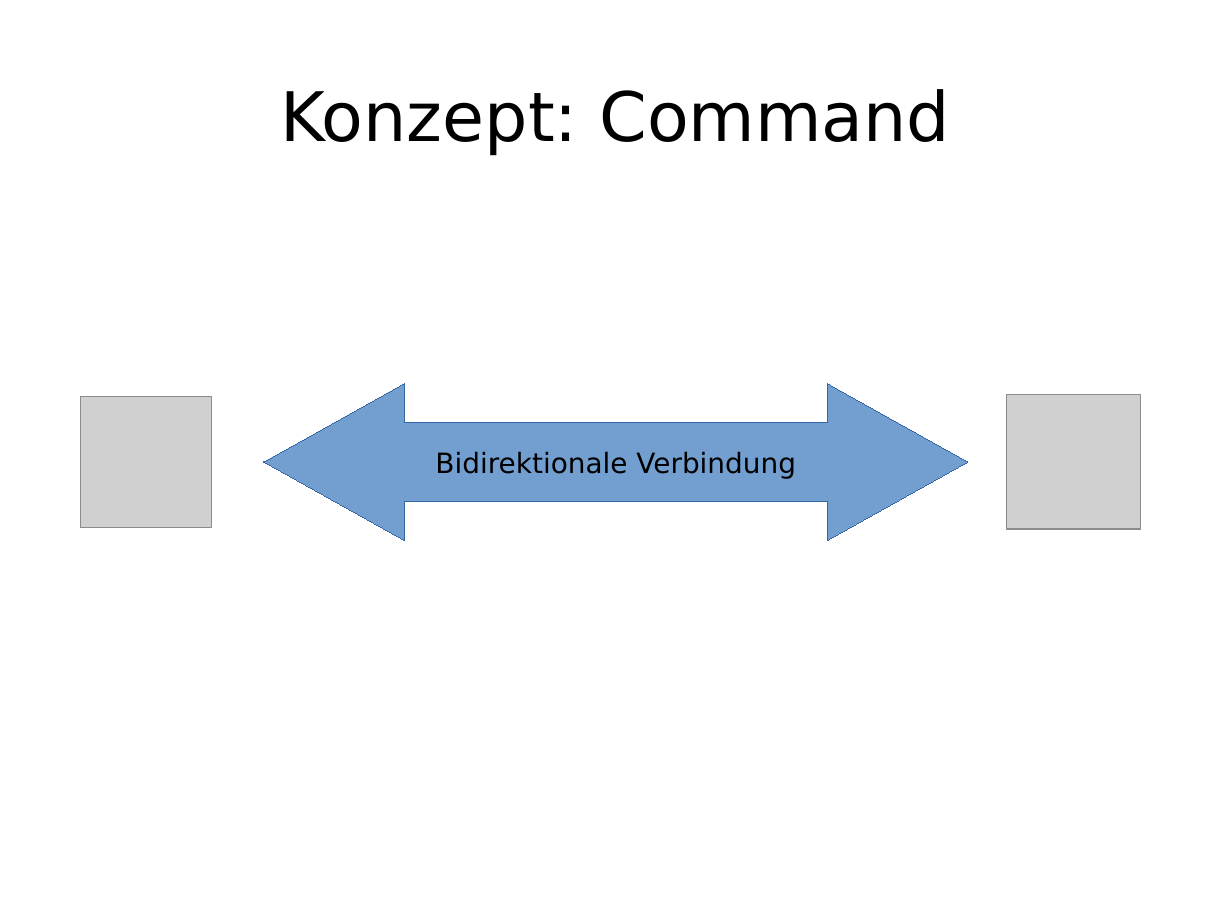
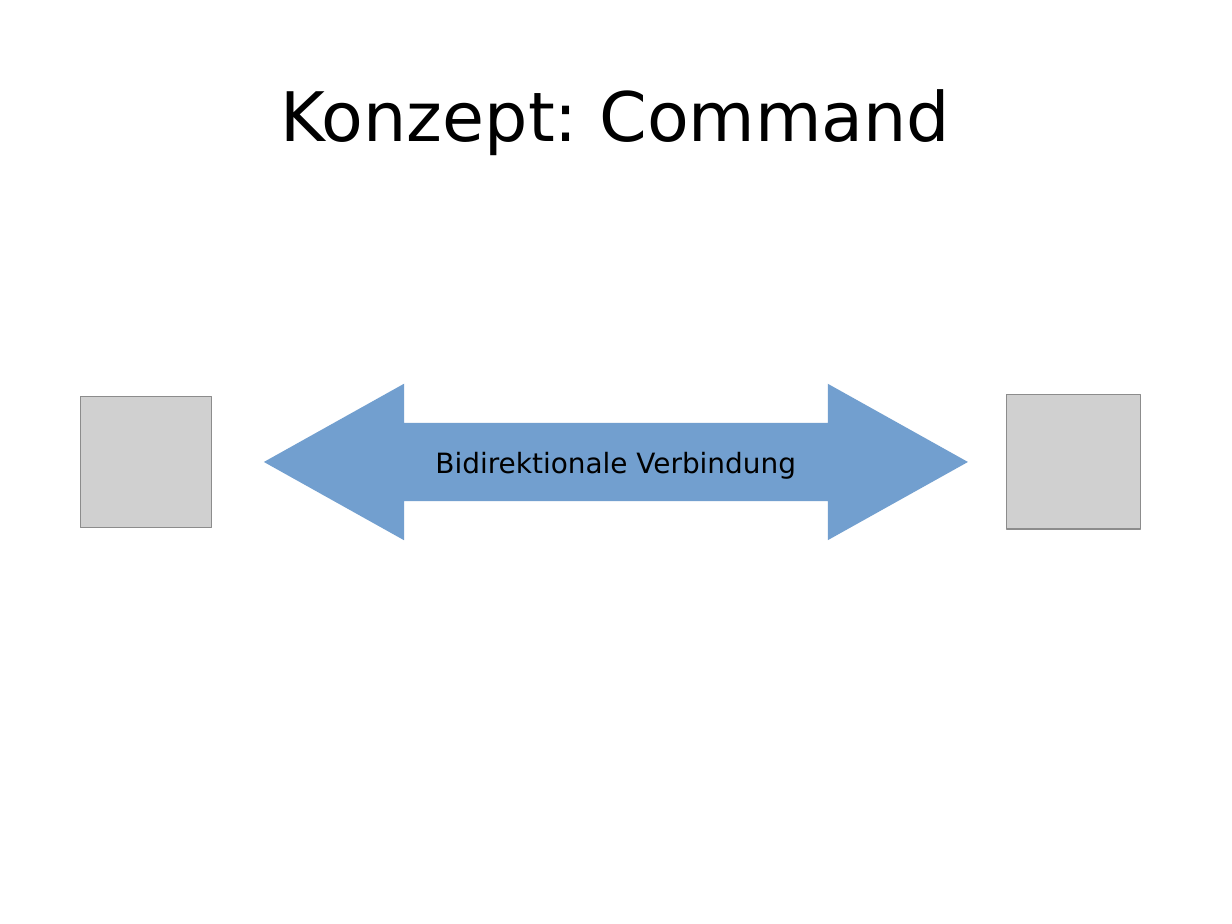
Before and after one commit to enra64/psychic-giggle, a slide deck: slide 13 of zwischenstand anfang dezember.odp. Drawn at 1232x924 pixels with LibreOffice and Linux fonts; fonts in the diff are those of the drawing; grey boxes stand for pictures. Boxes give left, top, right and bottom in pixels: in the first picture for what was removed or moved away, otherwise in the second. Text is boxed around its words. In the diff, an @@ line names an element or a change of style, - is before the commit and + after.

```diff
--- a/zwischenstand anfang dezember.odp
+++ b/zwischenstand anfang dezember.odp
@@ left right arrow "Bidirektionale Verbindung" at (264,383,968,540): outline #3465A4 0 pt to none @@
```
Also in this commit, not shown: 9 other slides changed.
